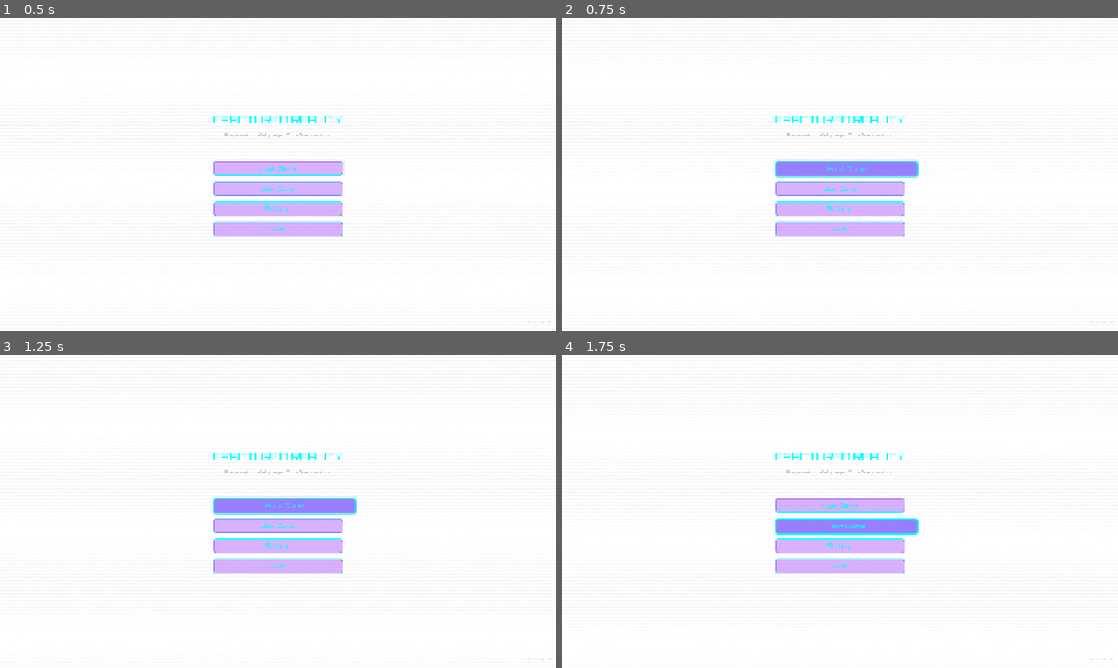
Above: before the commit, frames 1-4 (two rows, left to right).
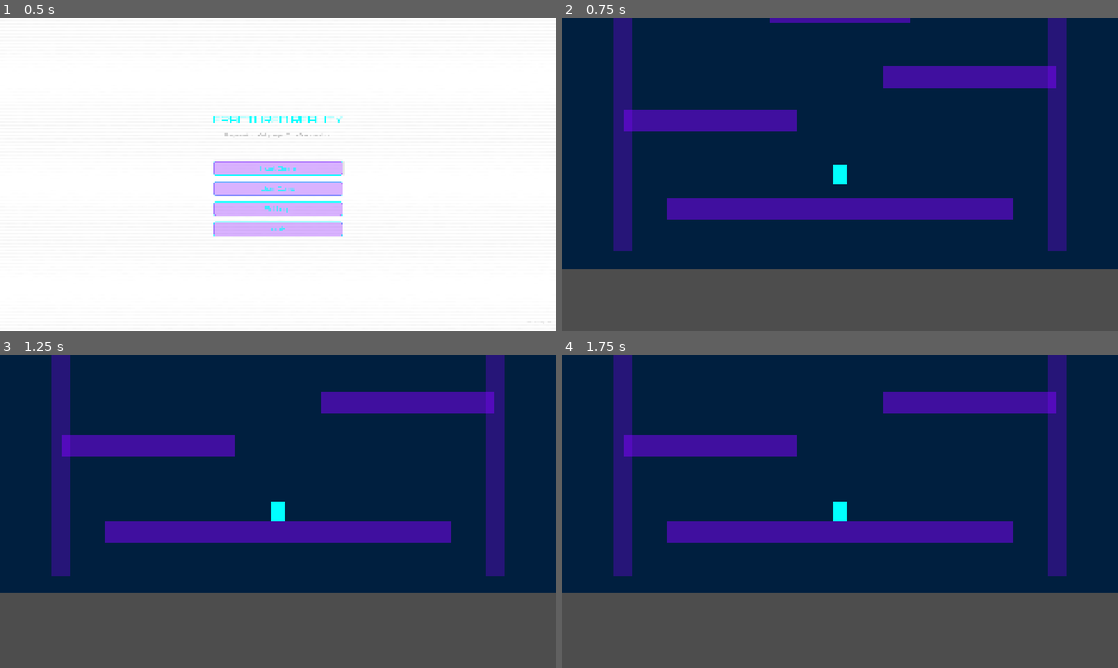
Above: after the commit, the same moments.

Repository: Fallrod2/Fractured-Reality
Game: Godot game, scene res://scenes/ui/main_menu.tscn
The game is run twice, just before and just after one commit, with the same random seed, the same clock (stepped at 60 frames per second) and the same inputs.
Inputs (mouse positions are in pixels of both pictures, inside the frame that each line leads up to):
- Up to frame 1 (0.5 s): no input
- Up to frame 2 (0.75 s): click "Host Game" at 0.5 s
- Up to frame 3 (1.25 s): no input
- Up to frame 4 (1.75 s): click (840, 524) at 1.25 s, where only the run before the commit has a clickable "Join Game"

Frame 1 is identical in both runs. In frame 2, 100% of the frame differs, in the area x 0-100%, y 0-100%; in frame 3, 100%; in frame 4, 100%.

Commit message:
first scene

Diff:
--- /dev/null
+++ b/scenes/characters/player.tscn
@@ -0,0 +1,22 @@
+[gd_scene load_steps=3 format=3 uid="uid://b4k8m2x9vh3wr"]
+
+[ext_resource type="Script" path="res://scripts/player/player_controller.gd" id="1_player_controller"]
+
+[sub_resource type="RectangleShape2D" id="RectangleShape2D_player"]
+size = Vector2(32, 48)
+
+[node name="Player" type="CharacterBody2D"]
+script = ExtResource("1_player_controller")
+
+[node name="CollisionShape2D" type="CollisionShape2D" parent="."]
+shape = SubResource("RectangleShape2D_player")
+
+[node name="Sprite" type="ColorRect" parent="."]
+offset_left = -16.0
+offset_top = -24.0
+offset_right = 16.0
+offset_bottom = 24.0
+color = Color(0, 1, 1, 1)
+
+[node name="Camera2D" type="Camera2D" parent="."]
+zoom = Vector2(1.5, 1.5)
--- /dev/null
+++ b/scenes/levels/test_level.tscn
@@ -0,0 +1,109 @@
+[gd_scene load_steps=4 format=3 uid="uid://c8vj2k5m9xh4d"]
+
+[ext_resource type="PackedScene" uid="uid://b4k8m2x9vh3wr" path="res://scenes/characters/player.tscn" id="1_player"]
+[ext_resource type="Script" path="res://scripts/managers/level_manager.gd" id="2_level_manager"]
+
+[sub_resource type="RectangleShape2D" id="RectangleShape2D_platform"]
+size = Vector2(800, 50)
+
+[node name="TestLevel" type="Node2D"]
+script = ExtResource("2_level_manager")
+
+[node name="Background" type="ColorRect" parent="."]
+offset_left = -960.0
+offset_top = -540.0
+offset_right = 960.0
+offset_bottom = 540.0
+color = Color(0, 0.121569, 0.247059, 1)
+
+[node name="Platforms" type="Node2D" parent="."]
+
+[node name="Ground" type="StaticBody2D" parent="Platforms"]
+position = Vector2(0, 400)
+
+[node name="CollisionShape2D" type="CollisionShape2D" parent="Platforms/Ground"]
+shape = SubResource("RectangleShape2D_platform")
+
+[node name="Visual" type="ColorRect" parent="Platforms/Ground"]
+offset_left = -400.0
+offset_top = -25.0
+offset_right = 400.0
+offset_bottom = 25.0
+color = Color(0.498039, 0, 1, 0.5)
+
+[node name="Platform1" type="StaticBody2D" parent="Platforms"]
+position = Vector2(-300, 200)
+
+[node name="CollisionShape2D" type="CollisionShape2D" parent="Platforms/Platform1"]
+shape = SubResource("RectangleShape2D_platform")
+scale = Vector2(0.5, 1)
+
+[node name="Visual" type="ColorRect" parent="Platforms/Platform1"]
+offset_left = -200.0
+offset_top = -25.0
+offset_right = 200.0
+offset_bottom = 25.0
+color = Color(0.498039, 0, 1, 0.5)
+
+[node name="Platform2" type="StaticBody2D" parent="Platforms"]
+position = Vector2(300, 100)
+
+[node name="CollisionShape2D" type="CollisionShape2D" parent="Platforms/Platform2"]
+shape = SubResource("RectangleShape2D_platform")
+scale = Vector2(0.5, 1)
+
+[node name="Visual" type="ColorRect" parent="Platforms/Platform2"]
+offset_left = -200.0
+offset_top = -25.0
+offset_right = 200.0
+offset_bottom = 25.0
+color = Color(0.498039, 0, 1, 0.5)
+
+[node name="Platform3" type="StaticBody2D" parent="Platforms"]
+position = Vector2(0, -50)
+
+[node name="CollisionShape2D" type="CollisionShape2D" parent="Platforms/Platform3"]
+shape = SubResource("RectangleShape2D_platform")
+scale = Vector2(0.4, 1)
+
+[node name="Visual" type="ColorRect" parent="Platforms/Platform3"]
+offset_left = -160.0
+offset_top = -25.0
+offset_right = 160.0
+offset_bottom = 25.0
+color = Color(0.498039, 0, 1, 0.5)
+
+[node name="Walls" type="Node2D" parent="."]
+
+[node name="LeftWall" type="StaticBody2D" parent="Walls"]
+position = Vector2(-500, 0)
+
+[node name="CollisionShape2D" type="CollisionShape2D" parent="Walls/LeftWall"]
+shape = SubResource("RectangleShape2D_platform")
+rotation = 1.5708
+scale = Vector2(2, 0.1)
+
+[node name="Visual" type="ColorRect" parent="Walls/LeftWall"]
+offset_left = -20.0
+offset_top = -500.0
+offset_right = 20.0
+offset_bottom = 500.0
+color = Color(0.498039, 0, 1, 0.3)
+
+[node name="RightWall" type="StaticBody2D" parent="Walls"]
+position = Vector2(500, 0)
+
+[node name="CollisionShape2D" type="CollisionShape2D" parent="Walls/RightWall"]
+shape = SubResource("RectangleShape2D_platform")
+rotation = 1.5708
+scale = Vector2(2, 0.1)
+
+[node name="Visual" type="ColorRect" parent="Walls/RightWall"]
+offset_left = -20.0
+offset_top = -500.0
+offset_right = 20.0
+offset_bottom = 500.0
+color = Color(0.498039, 0, 1, 0.3)
+
+[node name="Player" parent="." instance=ExtResource("1_player")]
+position = Vector2(0, 300)
--- /dev/null
+++ b/scripts/managers/level_manager.gd
@@ -0,0 +1,55 @@
+extends Node2D
+## Level Manager for Fractured Reality
+## Handles level state, fragment spawning, and round management
+
+# Level state
+var round_time: float = 300.0  # 5 minutes per round
+var time_elapsed: float = 0.0
+var fragments_collected: int = 0
+var total_fragments: int = 15
+
+# Signals
+signal round_started()
+signal round_ended()
+signal fragment_collected(total: int, max: int)
+signal time_updated(remaining: float)
+
+
+func _ready() -> void:
+	# Level initialization
+	print("Level loaded: ", get_name())
+	# TODO: Spawn fragments
+	# TODO: Setup multiplayer synchronization
+
+	# Start the round
+	round_started.emit()
+
+
+func _process(delta: float) -> void:
+	# Update round timer (will be moved to game manager later)
+	time_elapsed += delta
+	var time_remaining := round_time - time_elapsed
+
+	if time_remaining <= 0.0:
+		_end_round()
+	else:
+		time_updated.emit(time_remaining)
+
+
+func _end_round() -> void:
+	"""End the current round and determine winner."""
+	round_ended.emit()
+	print("Round ended! Fragments collected: ", fragments_collected, "/", total_fragments)
+	# TODO: Determine winner (Repairers or Corruptor)
+	# TODO: Show end screen
+
+
+func collect_fragment() -> void:
+	"""Called when a player collects a fragment."""
+	fragments_collected += 1
+	fragment_collected.emit(fragments_collected, total_fragments)
+	print("Fragment collected: ", fragments_collected, "/", total_fragments)
+
+	# Check win condition
+	if fragments_collected >= total_fragments:
+		_end_round()
--- /dev/null
+++ b/scripts/player/player_controller.gd
@@ -0,0 +1,82 @@
+extends CharacterBody2D
+## Player controller for Fractured Reality
+## Handles movement, jumping, and basic physics for both Repairers and Corruptor
+
+# Movement parameters
+@export var move_speed: float = 300.0
+@export var acceleration: float = 1500.0
+@export var friction: float = 1200.0
+@export var jump_velocity: float = -500.0
+@export var gravity: float = 1500.0
+@export var max_fall_speed: float = 1000.0
+
+# Player state
+var player_id: int = -1
+var is_corruptor: bool = false
+
+# Signals
+signal player_jumped()
+signal player_landed()
+signal player_died(player_id: int)
+
+
+func _ready() -> void:
+	# Multiplayer setup will be added later
+	pass
+
+
+func _physics_process(delta: float) -> void:
+	# Apply gravity
+	if not is_on_floor():
+		velocity.y = min(velocity.y + gravity * delta, max_fall_speed)
+
+	# Get input direction
+	var input_dir := _get_input_direction()
+
+	# Apply horizontal movement
+	if input_dir != 0.0:
+		velocity.x = move_toward(velocity.x, input_dir * move_speed, acceleration * delta)
+	else:
+		velocity.x = move_toward(velocity.x, 0.0, friction * delta)
+
+	# Handle jump
+	if Input.is_action_just_pressed("move_up") and is_on_floor():
+		velocity.y = jump_velocity
+		player_jumped.emit()
+
+	# Move the player
+	var was_on_floor := is_on_floor()
+	move_and_slide()
+
+	# Detect landing
+	if not was_on_floor and is_on_floor():
+		player_landed.emit()
+
+
+func _get_input_direction() -> float:
+	"""Get the horizontal input direction from player input."""
+	var direction := 0.0
+
+	if Input.is_action_pressed("move_right"):
+		direction += 1.0
+	if Input.is_action_pressed("move_left"):
+		direction -= 1.0
+
+	return direction
+
+
+func set_player_role(is_corrupt: bool) -> void:
+	"""Set whether this player is the Corruptor or a Repairer."""
+	is_corruptor = is_corrupt
+
+	# Update visual appearance based on role
+	if is_corruptor:
+		$Sprite.color = Color(1.0, 0.0, 0.5, 1.0)  # Glitch Red/Purple for Corruptor
+	else:
+		$Sprite.color = Color(0.0, 1.0, 1.0, 1.0)  # Neon Cyan for Repairers
+
+
+func take_damage() -> void:
+	"""Handle player taking damage/death."""
+	player_died.emit(player_id)
+	# Death logic will be expanded with ghost recording
--- a/scripts/ui/main_menu.gd
+++ b/scripts/ui/main_menu.gd
@@ -34,17 +34,17 @@
 		push_warning("MainMenu: Background node not found")
 		return
 
-	var material := ShaderMaterial.new()
-	material.shader = glitch_shader
+	var shader_material := ShaderMaterial.new()
+	shader_material.shader = glitch_shader
 	# Set shader parameters for subtle glitch effect
-	material.set_shader_parameter("glitch_strength", 0.03)
-	material.set_shader_parameter("scan_line_speed", 0.5)
-	material.set_shader_parameter("scan_line_density", 600.0)
-	material.set_shader_parameter("noise_amount", 0.015)
-	material.set_shader_parameter("horizontal_shake", 0.005)
-	material.set_shader_parameter("glitch_color", Color(0.0, 1.0, 1.0, 0.2))
+	shader_material.set_shader_parameter("glitch_strength", 0.03)
+	shader_material.set_shader_parameter("scan_line_speed", 0.5)
+	shader_material.set_shader_parameter("scan_line_density", 600.0)
+	shader_material.set_shader_parameter("noise_amount", 0.015)
+	shader_material.set_shader_parameter("horizontal_shake", 0.005)
+	shader_material.set_shader_parameter("glitch_color", Color(0.0, 1.0, 1.0, 0.2))
 
-	background.material = material
+	background.material = shader_material
 
 
 func _setup_button_animations() -> void:
@@ -128,10 +128,10 @@
 	tween.tween_property(button, "scale", Vector2(1.1, 1.1), 0.1)
 
 
-func _play_ui_sound(sound_type: String) -> void:
+func _play_ui_sound(_sound_type: String) -> void:
 	"""Play UI sound effect (placeholder for future audio implementation)."""
 	# TODO: Implement audio system
-	# Example: $AudioStreamPlayer.stream = load("res://assets/audio/ui_" + sound_type + ".ogg")
+	# Example: $AudioStreamPlayer.stream = load("res://assets/audio/ui_" + _sound_type + ".ogg")
 	# $AudioStreamPlayer.play()
 	pass
 
@@ -139,8 +139,9 @@
 func _on_host_button_pressed() -> void:
 	print("Host button pressed")
 	_play_ui_sound("click")
-	# TODO: Navigate to lobby scene as host
-	# get_tree().change_scene_to_file("res://scenes/ui/lobby.tscn")
+	# For now, load test level directly
+	# TODO: Navigate to lobby scene as host when multiplayer is implemented
+	get_tree().change_scene_to_file("res://scenes/levels/test_level.tscn")
 
 
 func _on_join_button_pressed() -> void:
